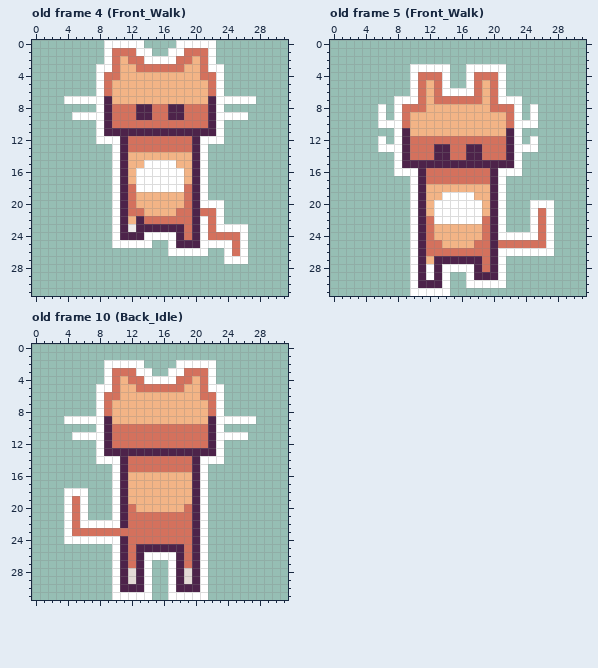
Pixel-art file -- public/assets/Sprites/Player/Player.aseprite. The picture above is the old version.
32x32 pixels, 14 frames. Shown: old frame 4 (Front_Walk), old frame 5 (Front_Walk), old frame 10 (Back_Idle). The commit also changed other frames, which this record leaves out.
The same view after the edit:
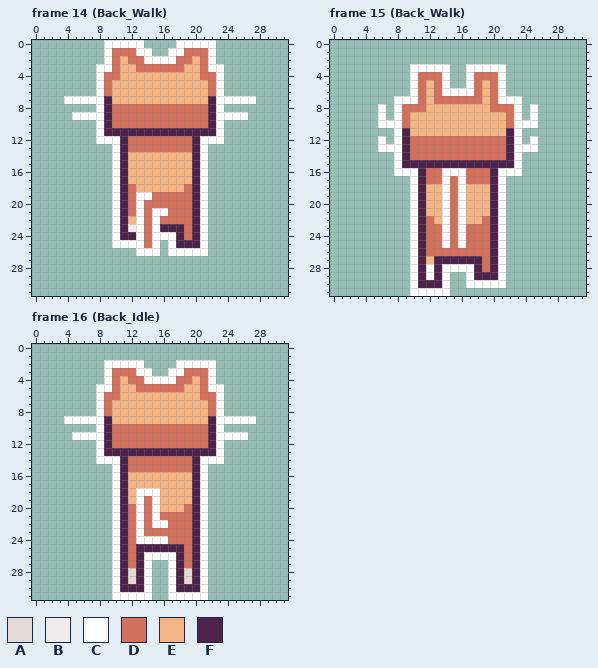
Palette (. is transparent): A #e4dbd6  B #efebea  C #ffffff  D #d4715d  E #f3b486  F #4d234a
A new or re-ordered frame is compared with the old frame closest to it.
Message: Added Player BackWalk
Edits made:
frames 14 -> 19
Frame 14 (Back_Walk) is new; against old frame 4 (Front_Walk):
y 8..9: x 13..14 FF -> DD; x 17..18 FF -> DD
y 15: x 14..17 CCCC -> EEEE
y 16..18: x 13..18 CCCCCC -> EEEEEE
y 19: x 13..18 EEEEEE -> CCDDDD
y 20: x 13..18 EEEEEE -> CDDDDD; x 22..23 CC -> ..
y 21: x 13..17 DEEEE -> CDCCD; x 21..23 DDC -> C..
y 22: x 13 F -> C; x 15 D -> C; x 22..23 DC -> ..
y 23: x 13..15 FFF -> CDC; x 22..26 DCCCC -> .....
y 24: x 13..14 FC -> CD; x 22..26 DDDDC -> .....
y 25: x 14..15 C. -> DC; x 22..26 CCCDC -> .....
y 26: x 13..15 ... -> CCC; x 24..26 CDC -> ...
y 27: x 24..26 CCC -> ...
Frame 15 (Back_Walk) is new; against old frame 5 (Front_Walk):
y 13..14: x 13..14 FF -> DD; x 17..18 FF -> DD
y 16: x 14..16 DDD -> CCC
y 17: x 14 D -> C; x 16 D -> C
y 18: x 14..16 EEE -> CDC
y 19: x 15 C -> D; x 17 C -> E
y 20: x 13 C -> E; x 15 C -> D; x 17..18 CC -> EE; x 25..27 CCC -> ...
y 21..22: x 13 C -> E; x 15 C -> D; x 17..18 CC -> EE; x 25..27 CDC -> ...
y 23: x 13..18 EEEEEE -> DCDCDD; x 25..27 CDC -> ...
y 24: x 13..18 EEEEEE -> DCDCDD; x 22..27 CCCCDC -> ......
y 25: x 14..17 EEEE -> CDCD; x 21..27 DDDDDDC -> C......
y 26: x 22..27 CCCCCC -> ......
Frame 16 (Back_Idle) is new; against old frame 10 (Back_Idle):
y 18: x 4..6 CCC -> ...; x 13..15 EEE -> CCC
y 19..20: x 4..6 CDC -> ...; x 13..15 EEE -> CDC
y 21: x 4..6 CDC -> ...; x 13 D -> C; x 15 D -> C
y 22: x 4..9 CDCCCC -> ......; x 13 D -> C; x 15..16 DD -> CC
y 23: x 4..11 CDDDDDDD -> ......CF; x 13 D -> C
y 24: x 4..9 CCCCCC -> ......; x 13..16 DDDD -> CCCC
Changed places in both pictures, as pixel boxes (x1, y1, x2, y2):
changed: (136, 104, 184, 120)
changed: (136, 160, 248, 264)
changed: (434, 144, 554, 256)
changed: (64, 488, 168, 544)
